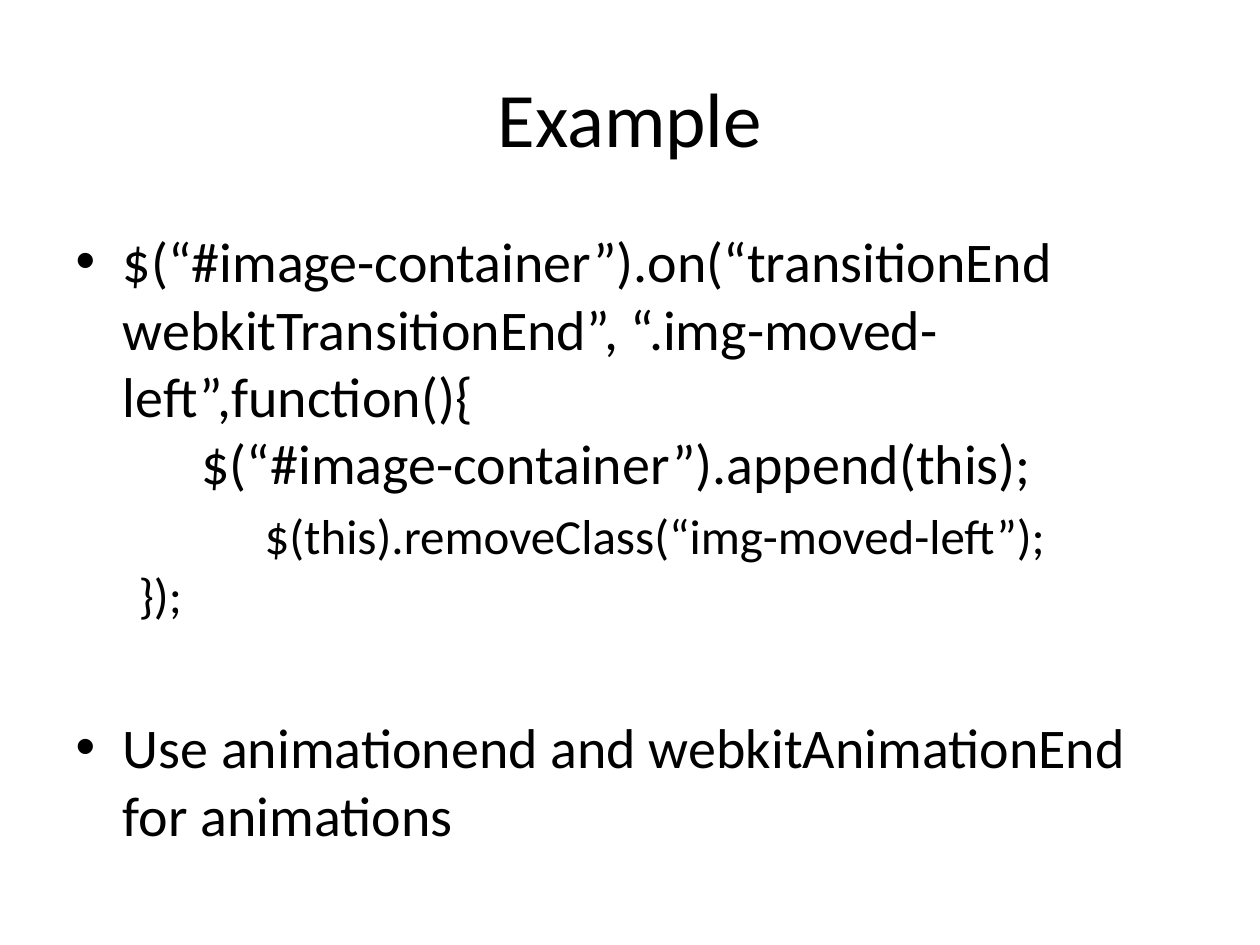
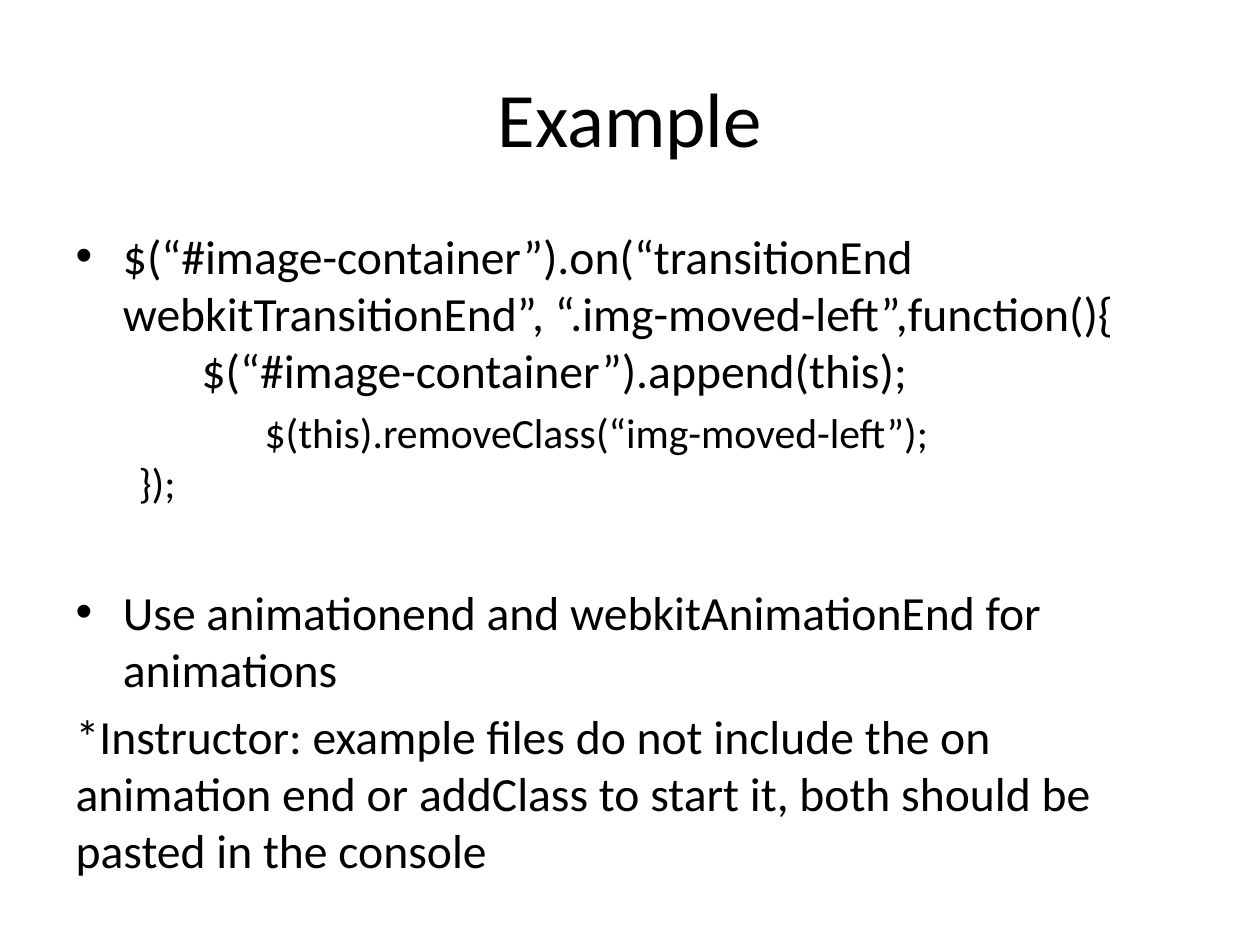
Before and after one commit to HaloZero/FEWD_Curriculum_24, a slide deck: slide 13 of Week_09_Instructor_Choice/18_/slides/Animation.pptx. Drawn at 1260x945 pixels with LibreOffice and Linux fonts; fonts in the diff are those of the drawing. Boxes give left, top, right and bottom in pixels: in the first picture for what was removed or moved away, otherwise in the second. Text is boxed around its words. In the diff, an @@ line names an element or a change of style, - is before the commit and + after.

```diff
--- a/Week_09_Instructor_Choice/18_/slides/Animation.pptx
+++ b/Week_09_Instructor_Choice/18_/slides/Animation.pptx
@@ text at (123,239,1113,688): size 32 to 27.2 pt in "$(“#image-container”).on(“transitionEnd webkitTransitionEnd” ...", "Use animationend and webkitAnimationEnd for animations"; size 28 to 23.8 pt in "$(this).removeClass(“img-moved-left”); });" @@
@@ text at (76,720,1091,817): paragraph added @@
+*Instructor: example files do not include the on animation end or addClass to start it, both should be pasted in the console
```
Also in this commit, not shown: 2 other slides changed, 8 other files.
